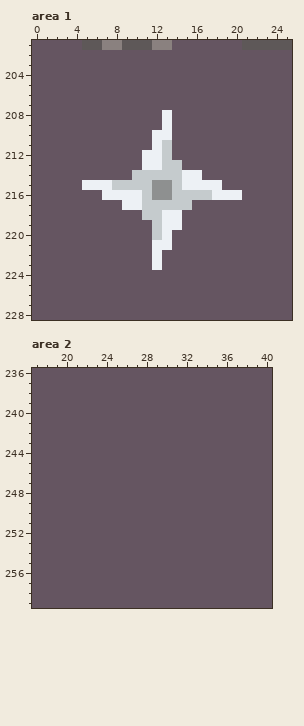
Two versions of one pixel-art file, Assets/Yaya/Artwork/Environment/EnvironmentBack.ase. The picture above is the old version.
512x512 pixels, 1 frame. Colours within 5 levels of each other are drawn and written as one. Shown: area 1: x 0..25, y 201..228; area 2: x 17..40, y 236..259. The commit also changed other parts of the picture, which this record leaves out.
The result:
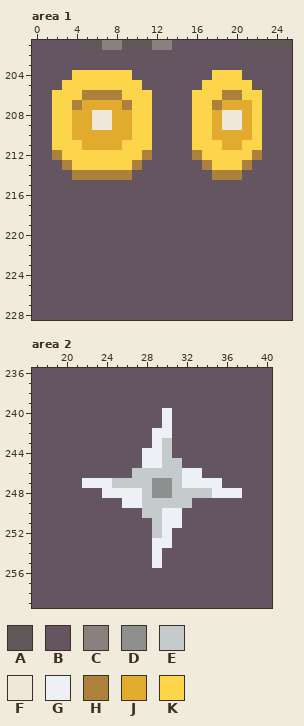
Palette (. is transparent): A #5e5858  B #655561  C #8a817f  D #8e9090  E #c5cbcd  F #f0e6da  G #edf1f5  H #ac813b  J #e1ab30  K #fcd54a
From old to new:
Area 1, layer "Environment":
y 204: x 4..9 BBBBBB -> KKKKKK; x 18..20 BBB -> KKK
y 205: x 3..10 BBBBBBBB -> KKKKKKKK; x 17..21 BBBBB -> KKKKK
y 206: x 2..11 BBBBBBBBBB -> KKKHHHHKKK; x 16..22 BBBBBBB -> KKKHHKK
y 207: x 2..11 BBBBBBBBBB -> KKHJJJJHKK; x 16..22 BBBBBBB -> KKHJJJK
y 208..209: x 2..11 BBBBBBBBBB -> KKJJFFJJKK; x 13 G -> B; x 16..22 BBBBBBB -> KKJFFJK
y 210: x 2..13 BBBBBBBBBBGG -> KKJJJJJJKKBB; x 16..22 BBBBBBB -> KKJJJJK
y 211: x 2..13 BBBBBBBBBBGE -> KKKJJJJKKKBB; x 16..22 BBBBBBB -> KKKJJKK
y 212: x 2..13 BBBBBBBBBGGE -> HKKKKKKKKHBB; x 16..22 BBBBBBB -> HKKKKKH
y 213: x 3..14 BBBBBBBBGGEE -> HKKKKKKHBBBB; x 17..21 BBBBB -> HKKKH
y 214: x 4..16 BBBBBBEEEEEGG -> HHHHHHBBBBBBB; x 18..20 BBB -> HHH
y 215: x 5..18 GGGEEEEDDEGGGG -> BBBBBBBBBBBBBB
y 216: x 7..20 GGGGEDDEEEEGGG -> BBBBBBBBBBBBBB
y 217: x 9..15 GGEEEEE -> BBBBBBB
y 218: x 11..14 EEGG -> BBBB
y 219: x 12..14 EGG -> BBB
y 220: x 12..13 EG -> BB
y 221: x 12..13 GG -> BB
y 222..223: x 12 G -> B
Area 2, layer "Environment":
y 240..241: x 30 B -> G
y 242: x 29..30 BB -> GG
y 243: x 29..30 BB -> GE
y 244: x 28..30 BBB -> GGE
y 245: x 28..31 BBBB -> GGEE
y 246: x 27..33 BBBBBBB -> EEEEEGG
y 247: x 22..35 BBBBBBBBBBBBBB -> GGGEEEEDDEGGGG
y 248: x 24..37 BBBBBBBBBBBBBB -> GGGGEDDEEEEGGG
y 249: x 26..32 BBBBBBB -> GGEEEEE
y 250: x 28..31 BBBB -> EEGG
y 251: x 29..31 BBB -> EGG
y 252: x 29..30 BB -> EG
y 253: x 29..30 BB -> GG
y 254..255: x 29 B -> G
Pixel boxes of the changes (left, top, right, bottom) in both pictures:
changed: (52, 70, 262, 270)
changed: (82, 408, 242, 568)
